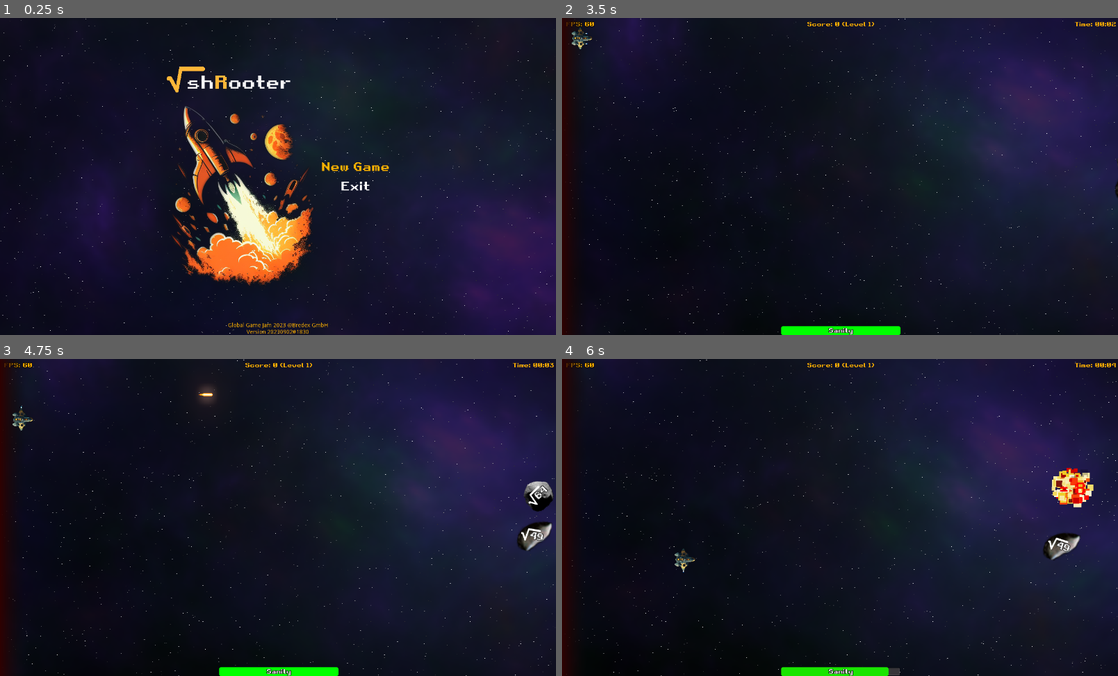
Above: before the commit, frames 1-4 (two rows, left to right).
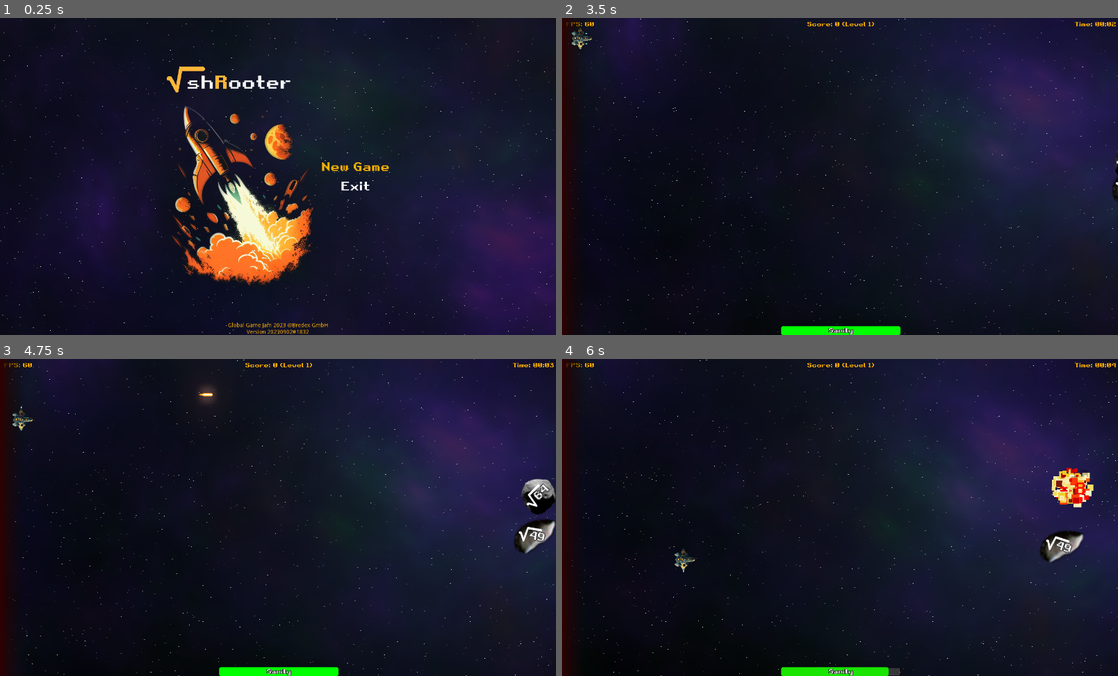
Above: after the commit, the same moments.

Repository: gingerr/ggj-2023-roots-one
Game: Godot game, scene res://MainMenu.tscn
Same seed, same stepped clock (60 frames per second), same inputs: the game is played once before the commit and once after it.
Inputs:
- Up to frame 1 (0.25 s): no input
- Up to frame 2 (3.5 s): click "New Game" at 0.5 s; tap Enter at 1.25, 1.35, 2.1, 2.85 s; hold Up (ui_up) 1.28-2.78 s; tap Space at 1.52, 2.27 s; hold Left (ui_left) from 2.78 s (still down)
- Up to frame 3 (4.75 s): tap Enter at 3.6, 4.35 s; tap Space at 3.77, 4.52 s; release Left (ui_left) at 4.28 s; hold Down (ui_down) from 4.28 s (still down)
- Up to frame 4 (6 s): release Down (ui_down) at 5.03 s; hold Right (ui_right) 5.03-5.78 s; tap Enter at 5.1, 5.85 s; tap Space at 5.27 s; hold Up (ui_up) from 5.78 s (still down)

The runs differ from the first frame. In frame 1, less than 0.1% of the frame differs, in the area x 55-56%, y 98-100%; in frame 2, less than 0.1%; in frame 3, 0.6%, in the area x 92-100%, y 37-62%; in frame 4, 0.3%.

Commit message:
.

Diff:
--- a/EnemyRoot.tscn
+++ b/EnemyRoot.tscn
@@ -16,7 +16,7 @@
 radius = 22.9713
 
 [node name="EnemyRoot" type="Area2D"]
-scale = Vector2( 1.7, 1.7 )
+scale = Vector2( 2, 2 )
 z_index = -2
 script = ExtResource( 6 )
 
--- a/Explosion.tscn
+++ b/Explosion.tscn
@@ -31,3 +31,4 @@
 [node name="Sound" type="AudioStreamPlayer2D" parent="."]
 pause_mode = 2
 stream = ExtResource( 2 )
+volume_db = -10.0
--- a/MainMenu.tscn
+++ b/MainMenu.tscn
@@ -197,7 +197,7 @@
 grow_horizontal = 0
 size_flags_vertical = 8
 text = "Global Game Jam 2023 @Bredex GmbH
-Version 20230902#1830"
+Version 20230902#1832"
 align = 1
 valign = 1
 autowrap = true
Not shown, changed: docs/index.pck
